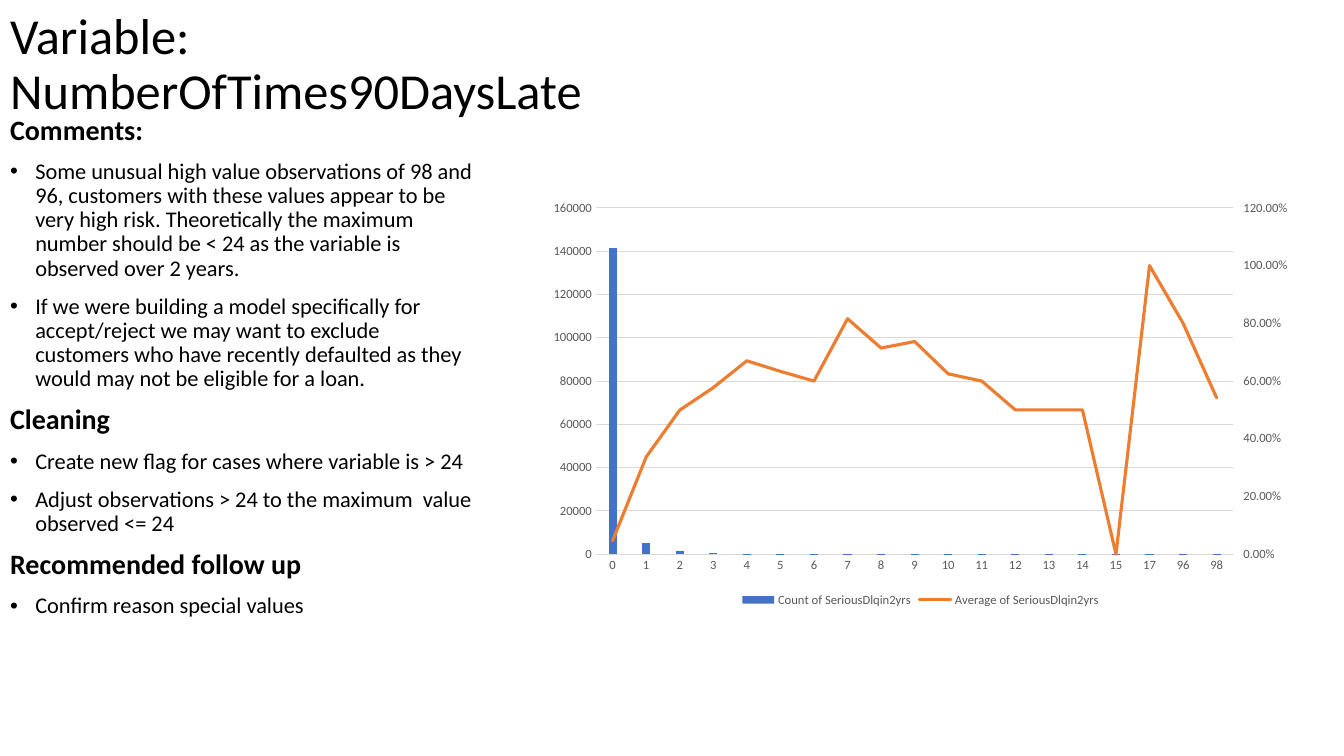
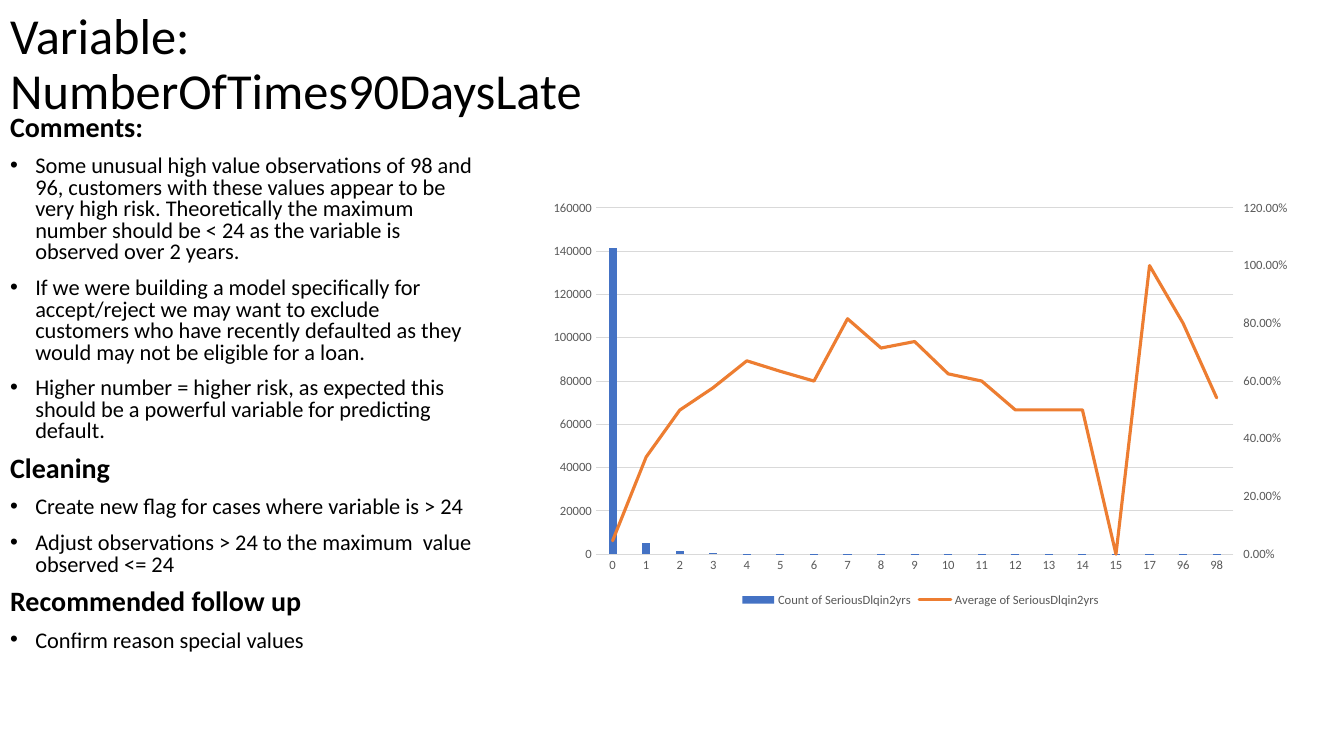
Before and after one commit to matthewjones-perth/givemesomecredit, a slide deck: slide 16 of Paidy Dataset Exercise.pptm. Drawn at 1344x756 pixels with LibreOffice and Linux fonts; fonts in the diff are those of the drawing. Boxes give left, top, right and bottom in pixels: in the first picture for what was removed or moved away, otherwise in the second. Text is boxed around its words. In the diff, an @@ line names an element or a change of style, - is before the commit and + after.

```diff
--- a/Paidy Dataset Exercise.pptm
+++ b/Paidy Dataset Exercise.pptm
@@ text at (x1=10, y1=118, x2=472, y2=652): line spacing 0.9 to 0.8 @@
@@ text at (x1=35, y1=379, x2=444, y2=438): paragraph added @@
+• Higher number = higher risk, as expected this should be a powerful variable for predicting default.
```
Also in this commit, not shown: 11 other slides changed.
